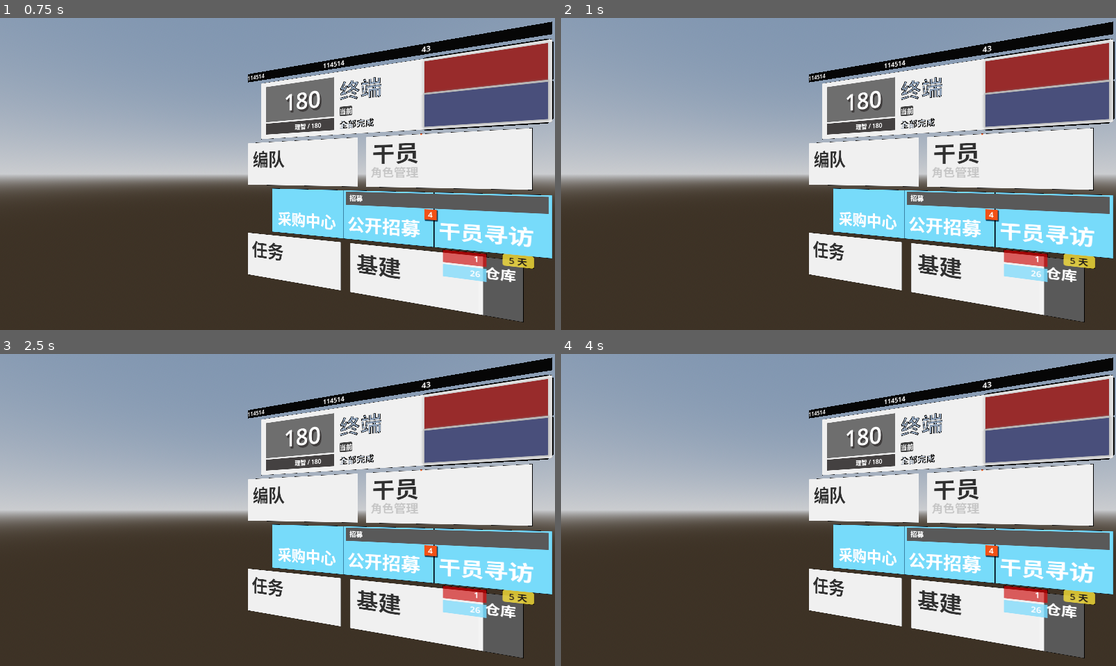
Above: before the commit, frames 1-4 (two rows, left to right).
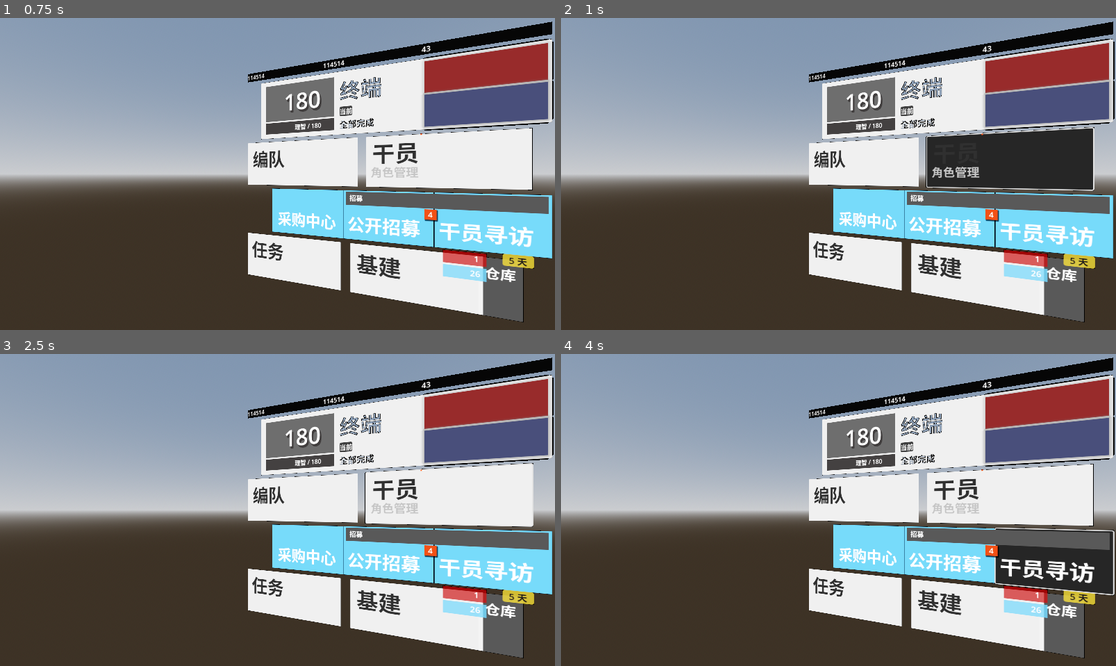
Above: after the commit, the same moments.

Repository: Rac0lW/ArknightsClone
Game: Godot game, scene res://Main.tscn
Two runs of this game, one before a commit and one after it. Both use one fixed random seed, a clock stepped at 60 frames per second and the inputs below.
Inputs (mouse positions are in pixels of both pictures, inside the frame that each line leads up to):
- Up to frame 1 (0.75 s): tap Enter at 0.5 s; move the mouse to (399, 158) at 0.52 s; click (399, 158) at 0.67 s
- Up to frame 2 (1 s): no input
- Up to frame 3 (2.5 s): tap Space at 1.25 s; move the mouse to (166, 525) at 1.27 s; click (166, 525) at 1.42 s; tap Enter at 2 s; move the mouse to (333, 441) at 2.02 s; click (333, 441) at 2.17 s
- Up to frame 4 (4 s): tap Space at 2.75 s; move the mouse to (810, 572) at 2.77 s; click (810, 572) at 2.92 s; tap Enter at 3.5 s; move the mouse to (1005, 556) at 3.52 s; click (1005, 556) at 3.67 s

Frame 1 is identical in both runs. In frame 2, 5.4% of the frame differs, in the area x 65-97%, y 34-56%; in frame 3, 0.3%; in frame 4, 2.8%.

Commit message:
Now could interactive with Left Panel.

Diff:
--- a/Main.tscn
+++ b/Main.tscn
@@ -1,5 +1,6 @@
-[gd_scene load_steps=10 format=3 uid="uid://scb53l1pwwa3"]
+[gd_scene load_steps=11 format=3 uid="uid://scb53l1pwwa3"]
 
+[ext_resource type="Script" uid="uid://bds51x32ty37v" path="res://main.gd" id="1_uu6xs"]
 [ext_resource type="PackedScene" uid="uid://2bikqr0otiyy" path="res://LeftPanel.tscn" id="2_uu6xs"]
 
 [sub_resource type="ProceduralSkyMaterial" id="ProceduralSkyMaterial_glv2v"]
@@ -88,6 +89,7 @@
 size = Vector3(1.2, 1, 0.059)
 
 [node name="Node3D" type="Node3D"]
+script = ExtResource("1_uu6xs")
 
 [node name="DirectionalLight3D" type="DirectionalLight3D" parent="."]
 transform = Transform3D(-0.866023, -0.433016, 0.250001, 0, 0.499998, 0.866027, -0.500003, 0.749999, -0.43301, 0, 0, 0)
--- /dev/null
+++ b/main.gd
@@ -0,0 +1,95 @@
+extends Node3D
+
+@onready var display = $display
+@onready var viewport:Viewport = $SubViewport
+@onready var area = $display/Area3D
+
+var mesh_size = Vector2()
+
+var mouse_entered = false
+var mouse_held = false
+
+var mouse_inside = false
+
+var last_mouse_pos_3D = null
+var last_mouse_pos_2D = null
+
+# Called when the node enters the scene tree for the first time.
+func _ready():
+	area.mouse_entered.connect(func(): mouse_entered = true)
+	viewport.set_process_input(true)
+
+
+func _unhandled_input(event):
+	var is_mouse_event = false
+	if event is InputEventMouseMotion or event is InputEventMouseButton:
+		is_mouse_event = true
+
+	if mouse_entered and (is_mouse_event or mouse_held):
+		handle_mouse(event)
+	elif not is_mouse_event:
+		viewport.push_input(event,true)
+
+
+func handle_mouse(event):
+	mesh_size = display.mesh.size
+
+	if event is InputEventMouseButton or event is InputEventScreenTouch:
+		mouse_held = event.pressed
+
+	var mouse_pos3D = find_mouse(event.global_position)
+
+	mouse_inside = mouse_pos3D != null
+
+	if mouse_inside:
+		mouse_pos3D = area.global_transform.affine_inverse() * mouse_pos3D
+		last_mouse_pos_3D = mouse_pos3D
+	else:
+		mouse_pos3D = last_mouse_pos_3D
+		if mouse_pos3D == null:
+			mouse_pos3D = Vector3.ZERO
+
+	#不要忘了这个改成屏幕空间的东西
+	var mouse_pos2D = Vector2(mouse_pos3D.x, -mouse_pos3D.y)
+
+	#convert from -meshsize/2 to meshsize/2
+	mouse_pos2D.x += mesh_size.x / 2
+	mouse_pos2D.y += mesh_size.y / 2
+	#convert to 0 to 1
+	mouse_pos2D.x = mouse_pos2D.x / mesh_size.x
+	mouse_pos2D.y = mouse_pos2D.y / mesh_size.y
+	#convert to viewport range 0 to veiwport size
+	mouse_pos2D.x = mouse_pos2D.x * viewport.size.x
+	mouse_pos2D.y = mouse_pos2D.y * viewport.size.y
+
+	event.position = mouse_pos2D
+	event.global_position = mouse_pos2D
+
+	if event is InputEventMouseMotion:
+		if last_mouse_pos_2D == null:
+			event.relative = Vector2(0,0)
+		else:
+			event.relative = mouse_pos2D - last_mouse_pos_2D
+
+	last_mouse_pos_2D = mouse_pos2D
+
+	viewport.push_input(event)
+
+
+func find_mouse(pos:Vector2):
+	var camera = get_viewport().get_camera_3d()
+
+	var dss:PhysicsDirectSpaceState3D = get_world_3d().direct_space_state
+
+	var rayparam = PhysicsRayQueryParameters3D.new()
+	rayparam.from = camera.project_ray_origin(pos)
+	var dis = 5
+	rayparam.to = rayparam.from + camera.project_ray_normal(pos) * dis
+	rayparam.collide_with_bodies = false
+	rayparam.collide_with_areas = true
+
+	var result = dss.intersect_ray(rayparam)
+	if result.size() > 0:
+		return result.position
+	else:
+		return null
Not shown, added: main.gd.uid
